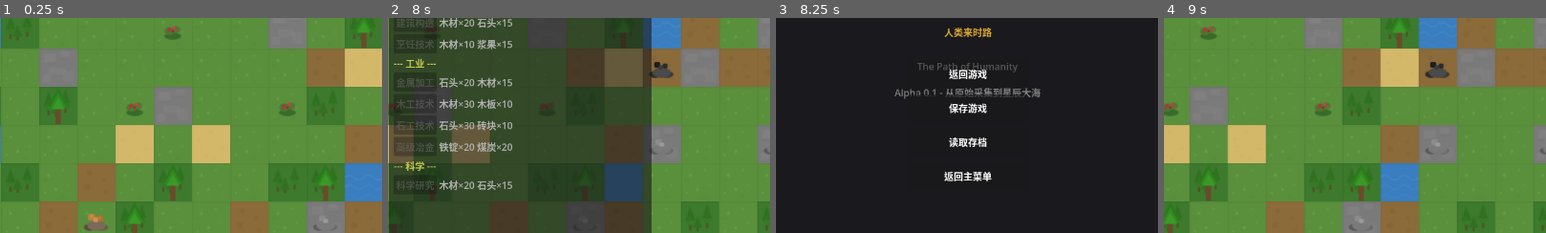
Above: before the commit, frames 1-4 (left to right).
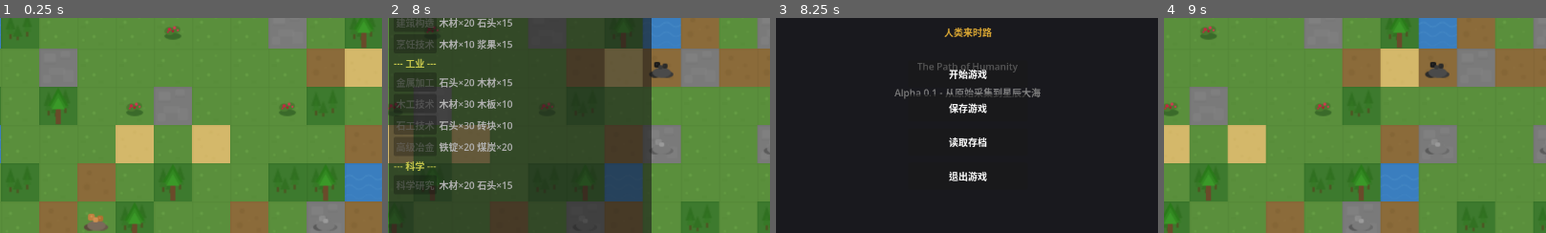
Above: after the commit, the same moments.

Repository: ZhanXuzhao/the-path-of-humanity
Game: Godot game, scene res://scenes/game.tscn
Two runs of this game, one before a commit and one after it. Both use one fixed random seed, a clock stepped at 60 frames per second and the inputs below.
Inputs (mouse positions are % of the whole screen's width and height, from its top left):
- Up to frame 1 (0.25 s): no input
- Up to frame 2 (8 s): tap Enter at 0.5 s; move the mouse to (72, 45) at 0.52 s; press the mouse at (72, 45) at 0.53 s; hold D 0.53-1.25 s; release the mouse at (72, 45) at 1.25 s; drag from (30, 55) to (45, 70) at 1.27 s; click "×1" at 2 s; click "×2" at 2.75 s; click "×3" at 3.5 s; click "×5" at 4.25 s; click "⏸" at 5 s; click "▶" at 5.75 s; click "建造 [B]" at 6.5 s; click "科技" at 7.25 s
- Up to frame 3 (8.25 s): click "菜单" at 8 s
- Up to frame 4 (9 s): click (50, 45) at 8.75 s, where only the run before the commit has a clickable "返回游戏"
The pictures show only the part of the screen within x 25-75%, y 32-82%; the shares and areas given below are measured in that part.

Frames 1-2 are identical in both runs. In frame 3, 0.6% of the frame differs, in the area x 44-57%, y 24-76%; in frame 4, nothing differs.
Error after the commit: Invalid call. Nonexistent function '_update_menu_mode' in base 'Control (main_menu.gd)'. (res://scripts/ui/hud.gd:118)

Commit message:
refactor: 统一菜单为一级，不再区分主菜单/暂停模式

Diff:
--- a/scenes/main_menu.tscn
+++ b/scenes/main_menu.tscn
@@ -75,19 +75,18 @@
 offset_bottom = 120.0
 theme_override_constants/separation = 12
 
-[node name="ResumeBtn" type="Button" parent="MenuButtons"]
-custom_minimum_size = Vector2(200, 45)
-theme_override_colors/font_color = Color(1, 1, 1, 1)
-theme_override_constants/minimum_font_size = 18
-text = "返回游戏"
-size_flags_horizontal = 4
-visible = false
-
 [node name="StartBtn" type="Button" parent="MenuButtons"]
 custom_minimum_size = Vector2(200, 45)
 theme_override_colors/font_color = Color(1, 1, 1, 1)
 theme_override_constants/minimum_font_size = 18
 text = "开始游戏"
+size_flags_horizontal = 4
+
+[node name="SaveBtn" type="Button" parent="MenuButtons"]
+custom_minimum_size = Vector2(200, 45)
+theme_override_colors/font_color = Color(1, 1, 1, 1)
+theme_override_constants/minimum_font_size = 18
+text = "保存游戏"
 size_flags_horizontal = 4
 
 [node name="LoadBtn" type="Button" parent="MenuButtons"]
--- a/scripts/ui/main_menu.gd
+++ b/scripts/ui/main_menu.gd
@@ -1,9 +1,9 @@
-# 主菜单 - Main Menu
-# 支持主菜单和游戏中暂停菜单两种模式
+# 主菜单 / 暂停菜单 - Main Menu & Pause Menu
+# 统一菜单，一级显示所有按钮，不分主菜单/暂停模式
 extends Control
 
-@onready var resume_btn: Button = $MenuButtons/ResumeBtn
 @onready var start_btn: Button = $MenuButtons/StartBtn
+@onready var save_btn: Button = $MenuButtons/SaveBtn
 @onready var load_btn: Button = $MenuButtons/LoadBtn
 @onready var quit_btn: Button = $MenuButtons/QuitBtn
 
@@ -11,29 +11,18 @@
 
 func _ready():
 	_gm = get_node("/root/GameManager")
-	resume_btn.pressed.connect(_on_resume_pressed)
 	start_btn.pressed.connect(_on_start_pressed)
+	save_btn.pressed.connect(_on_save_pressed)
 	load_btn.pressed.connect(_on_load_pressed)
 	quit_btn.pressed.connect(_on_quit_pressed)
 
-	_update_menu_mode()
+	# 统一阻止鼠标穿透（主菜单场景无下层，暂停菜单需阻断游戏交互）
+	mouse_filter = MOUSE_FILTER_STOP
 
-func _update_menu_mode():
-	"""根据游戏状态切换菜单模式"""
-	if _gm.state == _gm.GameState.MENU:
-		# 主菜单模式
-		mouse_filter = MOUSE_FILTER_IGNORE
-		resume_btn.visible = false
-		start_btn.text = "开始游戏"
-		load_btn.text = "读取存档"
-		quit_btn.text = "退出游戏"
-	else:
-		# 游戏中暂停菜单模式
-		mouse_filter = MOUSE_FILTER_STOP
-		resume_btn.visible = true
-		start_btn.text = "保存游戏"
-		load_btn.text = "读取存档"
-		quit_btn.text = "返回主菜单"
+	_on_visibility_changed()
+
+func _on_visibility_changed():
+	if visible and _gm.state != _gm.GameState.MENU:
 		# 暂停时关闭其他面板
 		var build_menu = get_node_or_null("/root/Game/UI/BuildMenu")
 		if build_menu:
@@ -42,35 +31,30 @@
 		if tech_panel:
 			tech_panel.visible = false
 
-func _on_resume_pressed():
-	"""返回游戏"""
-	_gm.resume_game()
-	visible = false
-
 func _on_start_pressed():
+	# 主菜单 → 开始游戏（自动读档或新游戏）
+	# 游戏中 → 返回游戏
 	if _gm.state == _gm.GameState.MENU:
-		# 主菜单：尝试自动读取存档，没有则开始新游戏
 		if _gm.has_save_file():
 			_load_game()
 		else:
 			_gm.start_game()
 			get_tree().change_scene_to_file("res://scenes/game.tscn")
 	else:
-		# 游戏中：保存游戏
-		_save_game()
+		_gm.resume_game()
+		visible = false
+
+func _on_save_pressed():
+	_save_game()
 
 func _on_load_pressed():
 	_load_game()
 
 func _on_quit_pressed():
-	if _gm.state == _gm.GameState.MENU:
-		# 主菜单：退出游戏
-		get_tree().quit()
-	else:
-		# 游戏中：先保存，再返回主菜单
+	# 游戏中先保存再退出
+	if _gm.state != _gm.GameState.MENU:
 		_save_game()
-		_gm.state = _gm.GameState.MENU
-		get_tree().change_scene_to_file("res://scenes/main_menu.tscn")
+	get_tree().quit()
 
 # ==================== 存档管理 ====================
 
@@ -79,6 +63,5 @@
 
 func _load_game():
 	if _gm.load_game():
-		# 如果当前不在游戏中，跳转到游戏场景
 		if get_tree().current_scene.scene_file_path != "res://scenes/game.tscn":
 			get_tree().change_scene_to_file("res://scenes/game.tscn")
Binary file added: assets/art/characters/player_boy.png
Binary file added: assets/art/characters/player_girl.png
Binary file added: assets/art/characters/player_girl2.png
Binary file added: assets/art/characters/player_kid.png
Binary file added: assets/art/characters/player_little_boy.png
Binary file added: assets/art/characters/player_little_girl.png
Binary file added: assets/art/characters/player_man2.png
Binary file added: assets/art/characters/player_woman.png
Binary file added: assets/art/characters/player_young_man.png
Binary file added: assets/art/characters/player_young_man2.png
Binary file added: assets/art/characters/player_young_man3.png
